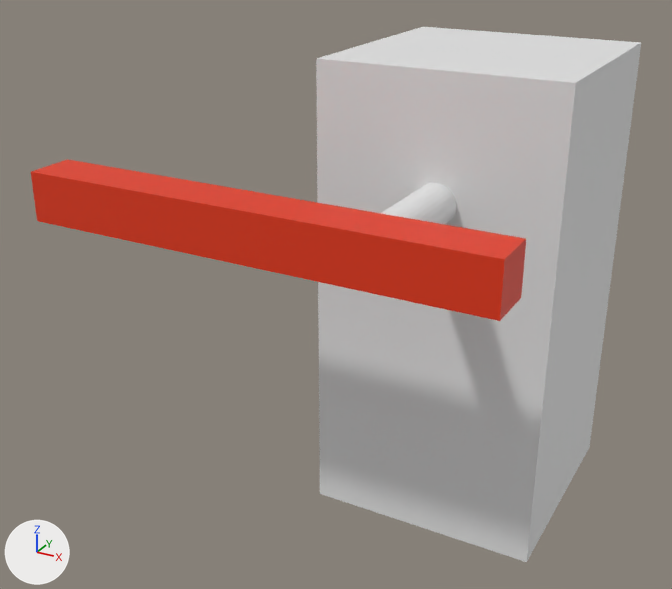
One commit to the Blender file game/assets/items/item_with_motor_joint.blend: the scene before it, then after it.
Camera for both pictures: a 50 mm lens placed at (2.62, -7.27, 5.21), pointed at (-0.97, -0.74, 1.94). Arrows for +X, +Y and +Z are at lower left; the lights stay in place.

The older version as bpy lines, for what is in view:
```python
me_cube_003 = bpy.data.meshes.new('Cube.003')
me_cube_003.from_pydata(...)  # a box spanning x -1.0..1.0, y -1.0..1.0, z -2.0..2.0
me_cube_004 = bpy.data.meshes.new('Cube.004')
me_cube_004.from_pydata(...)  # a box spanning x -1.9..1.9, y -0.2..0.2, z -0.2..0.2
me_cube_004.materials.append(mat_red)  # red #e73812
me_cylinder = bpy.data.meshes.new('Cylinder')
me_cylinder.from_pydata(...)  # a 32-sided cylinder along y spanning x -1.0..1.0, y -5.99..5.99, z -0.17..0.17
ob_base_rigidmeshcol = bpy.data.objects.new('Base-rigidmeshcol', me_cube_003)
ob_base_rigidmeshcol.location = (0.0, 0.0, 2.0)
ob_joint1_rigidjoint_motoryrot = bpy.data.objects.new('Joint1-rigidjoint_motoryrot', None)
ob_joint1_rigidjoint_motoryrot.parent = ob_base_rigidmeshcol
ob_joint1_rigidjoint_motoryrot.matrix_parent_inverse = Matrix(((1.0, 0.0, 0.0, 0.0), (0.0, 1.0, 0.0, 0.0), (0.0, 0.0, 1.0, -2.0), (0.0, 0.0, 0.0, 1.0)))
ob_joint1_rigidjoint_motoryrot.location = (0.0334, 0.0, 3.0)
ob_joint1_rigidjoint_motoryrot.rotation_euler = (0.0, 0.0, -3.142)  # degrees (0, 0, -180)
ob_mobile_meshcol = bpy.data.objects.new('Mobile-meshcol', me_cube_004)
ob_mobile_meshcol.parent = ob_joint1_rigidjoint_motoryrot
ob_mobile_meshcol.matrix_parent_inverse = Matrix(((1.0, 0.0, 0.0, 0.0334), (0.0, 1.0, 0.0, 0.0), (0.0, 0.0, 1.0, -3.0), (0.0, 0.0, 0.0, 1.0)))
ob_mobile_meshcol.location = (0.867, 2.132, 3.0)
ob_shaft_mesh = bpy.data.objects.new('Shaft-mesh', me_cylinder)
ob_shaft_mesh.parent = ob_joint1_rigidjoint_motoryrot
ob_shaft_mesh.matrix_parent_inverse = Matrix(((1.0, 0.0, 0.0, 0.0334), (0.0, 1.0, 0.0, 0.0), (0.0, 0.0, 1.0, -3.0), (0.0, 0.0, 0.0, 1.0)))
ob_shaft_mesh.location = (-0.0334, 1.189, 3.0)
ob_shaft_mesh.scale = (0.167, 0.167, 1.0)
```
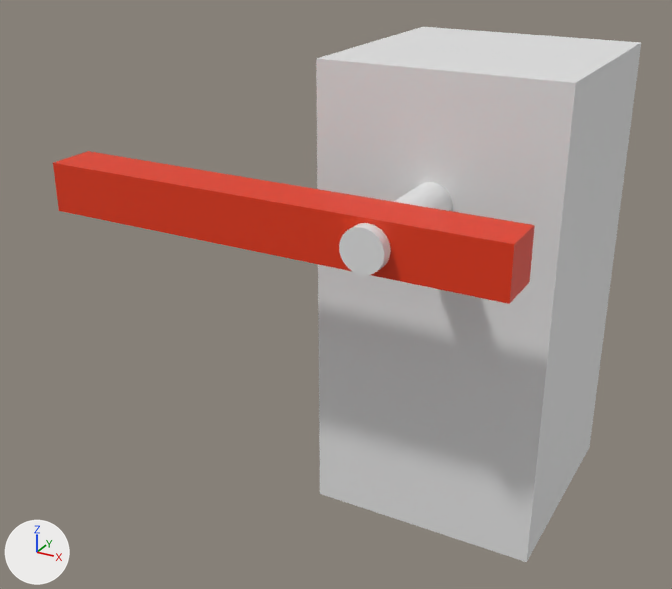
Commit message: Fix bug with FreeJoint

ob_joint1_rigidjoint_motoryrot is not drawn itself; it is the parent of ob_mobile_meshcol, ob_shaft_mesh.

What the commit changed:
me_cylinder has 64 vertices, 34 faces and spans x -1.0..1.0, y -5.99..5.99, z -0.17..0.17.
me_cylinder is used by ob_shaft_mesh; parent ob_joint1_rigidjoint_motoryrot; location (-0.0334, 1.189, 3.0); scale (0.167, 0.167, 1.0).
me_cylinder part 1: the whole mesh is scaled about its middle by (1, 0.684, 1), then moved by (0.0, -1.89, 0.0).
Object 'Joint1-rigidjoint_motoryrot' (ob_joint1_rigidjoint_motoryrot) moves from (0.0334, 0.0, 3.0) to (0.000102, -1.861, 3.0).
Object 'Mobile-meshcol' (ob_mobile_meshcol) moves from (0.867, 2.132, 3.0) to (0.867, 0.00121, 3.0).
Object 'Shaft-mesh' (ob_shaft_mesh) moves from (-0.0334, 1.189, 3.0) to (-0.0334, -0.07, 3.0).

Changed parts and their boxes (x1, y1, x2, y2) in the pictures (672 x 589 px):
'Mobile-meshcol', moved
    before: (31, 159, 526, 321)
    after: (53, 151, 535, 304)
'Shaft-mesh', mesh rescaled, moved
    before: (381, 183, 456, 225)
    after: (339, 182, 452, 275)
